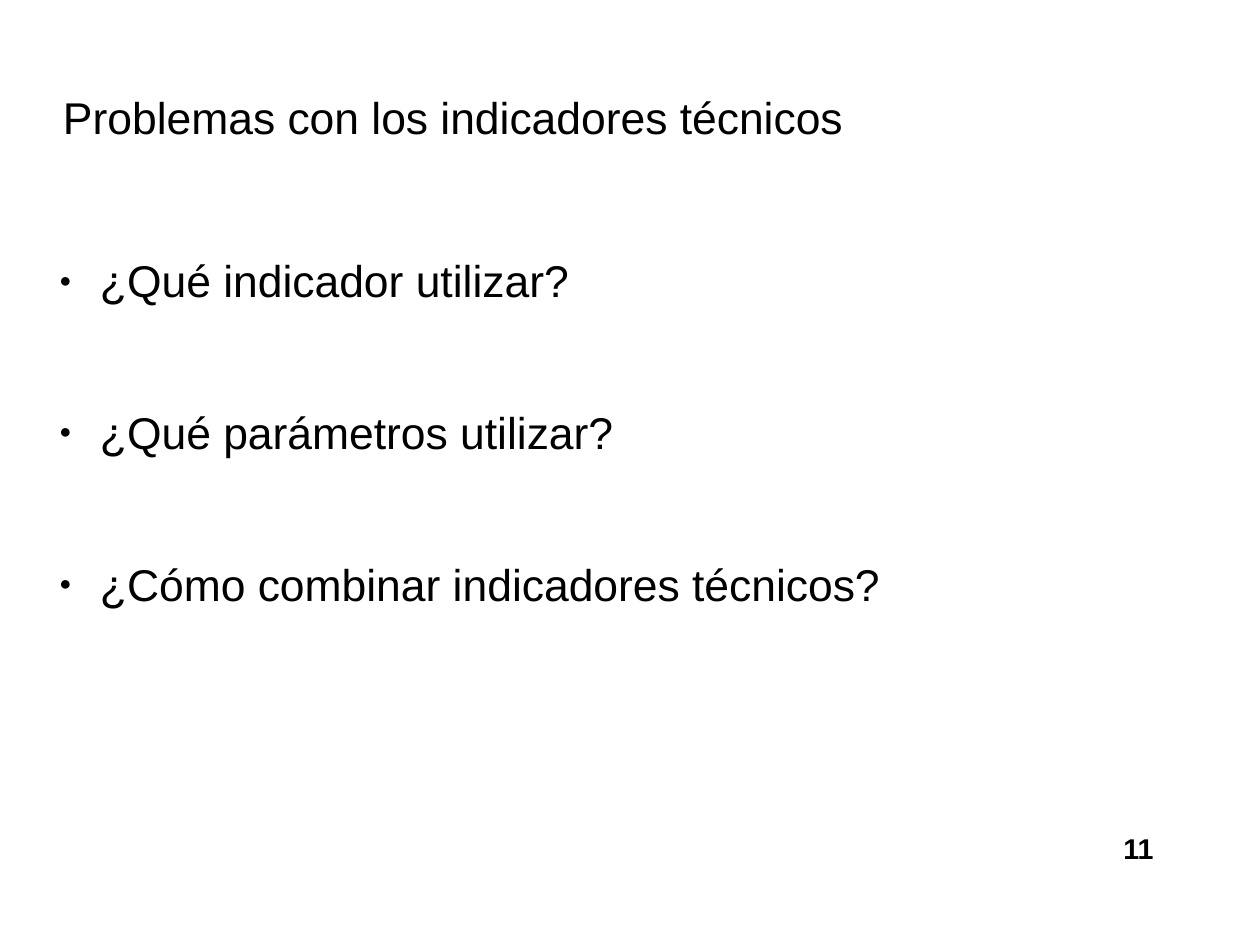
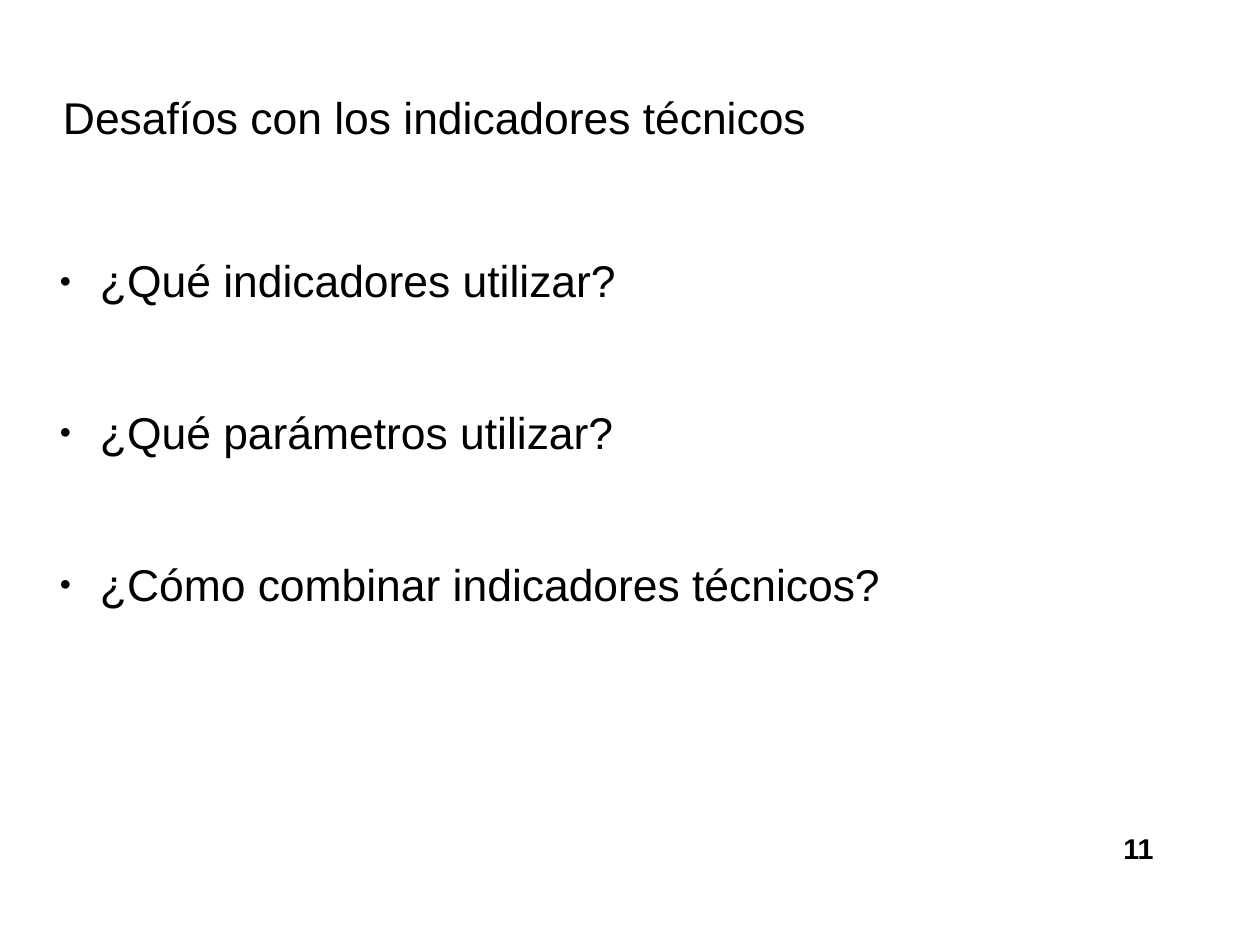
Before and after one commit to davidrmh/Thesis, a slide deck: slide 11 of presentaciones_finales/presentacion_seminario_B19.odp. Drawn at 1260x945 pixels with LibreOffice and Linux fonts; fonts in the diff are those of the drawing; background and template pictures are left out. Boxes give left, top, right and bottom in pixels: in the first picture for what was removed or moved away, otherwise in the second. Text is boxed around its words. In the diff, an @@ line names an element or a change of style, - is before the commit and + after.

```diff
--- a/presentaciones_finales/presentacion_seminario_B19.odp
+++ b/presentaciones_finales/presentacion_seminario_B19.odp
@@ title at bbox=[63, 101, 806, 135]: text changed @@
-Problemas con los indicadores técnicos
+Desafíos con los indicadores técnicos
@@ text at bbox=[100, 264, 616, 306]: text changed @@
-● ¿Qué indicador utilizar?
+● ¿Qué indicadores utilizar?
```
Also in this commit, not shown: 4 other slides changed, 5 slides added.
